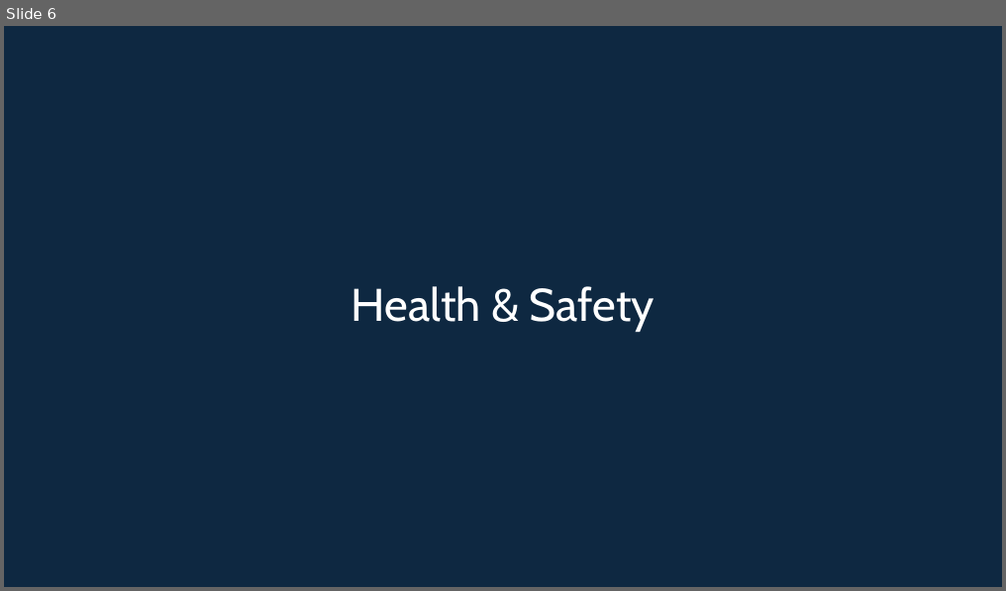
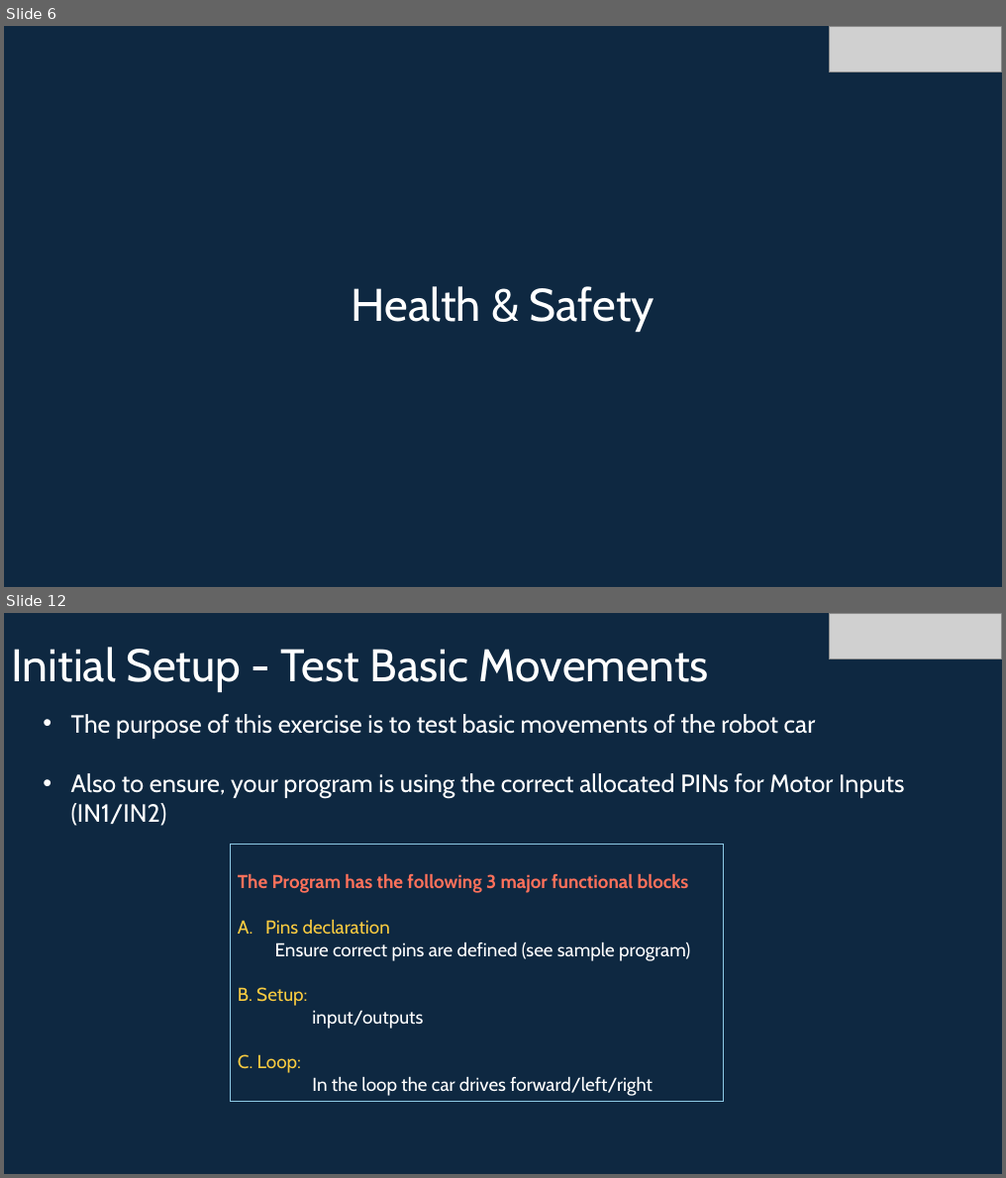
Before and after one commit to info-zas/Training, a slide deck: GPREC/04_Navigational_Robot_Car-1-Sensors/ZASRobotics_Car-1.pptx. Shown one above the other, each under a label of ours: slide 6 before the commit, slides 6 and 12 after it; the slides between them are not shown. The pictures are 1006x591 and 1006x1178 pixels, drawn with LibreOffice and Linux fonts; fonts in the diff are those of the drawing; grey boxes stand for pictures. Boxes give left, top, right and bottom in pixels: in the first picture for what was removed or moved away, otherwise in the second. Text is boxed around its words. In the diff, an @@ line names an element or a change of style, - is before the commit and + after.

```diff
--- a/GPREC/04_Navigational_Robot_Car-1-Sensors/ZASRobotics_Car-1.pptx
+++ b/GPREC/04_Navigational_Robot_Car-1-Sensors/ZASRobotics_Car-1.pptx
@@ slide 12 added at [4, 613, 1002, 1174], background #0E2841 @@
@@ picture added at [829, 613, 1001, 660] @@
@@ title added at [12, 647, 709, 692], 44 pt, text #FFFFFF @@
+Initial Setup - Test Basic Movements
@@ text added at [71, 714, 904, 826], 24 pt, text #FFFFFF @@
+• The purpose of this exercise is to test basic movements of the robot car
+• Also to ensure, your program is using the correct allocated PINs for Motor Inputs (IN1/IN2)
@@ rectangle added at [230, 845, 723, 1101], outline #8ECAE6 0.75 pt, 18 pt, text #FFFFFF @@
+The Program has the following 3 major functional blocks
+A. Pins declaration
+  Ensure correct pins are defined (see sample program)
+B. Setup:
+input/outputs
+C. Loop:
+In the loop the car drives forward/left/right
@@ slide 6 changed as well @@
@@ picture added at [829, 26, 1001, 73] @@
```
Also in this commit, not shown: 9 other slides changed, 9 other slides added, 3 slides removed, 5 other files.
